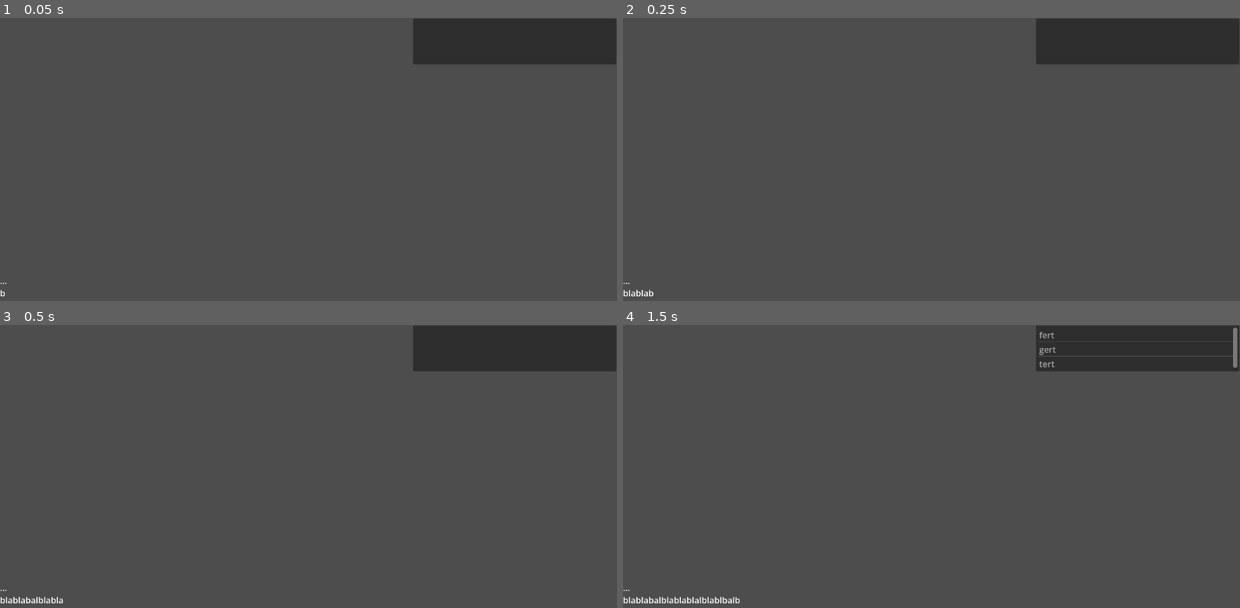
Above: before the commit, frames 1-4 (two rows, left to right).
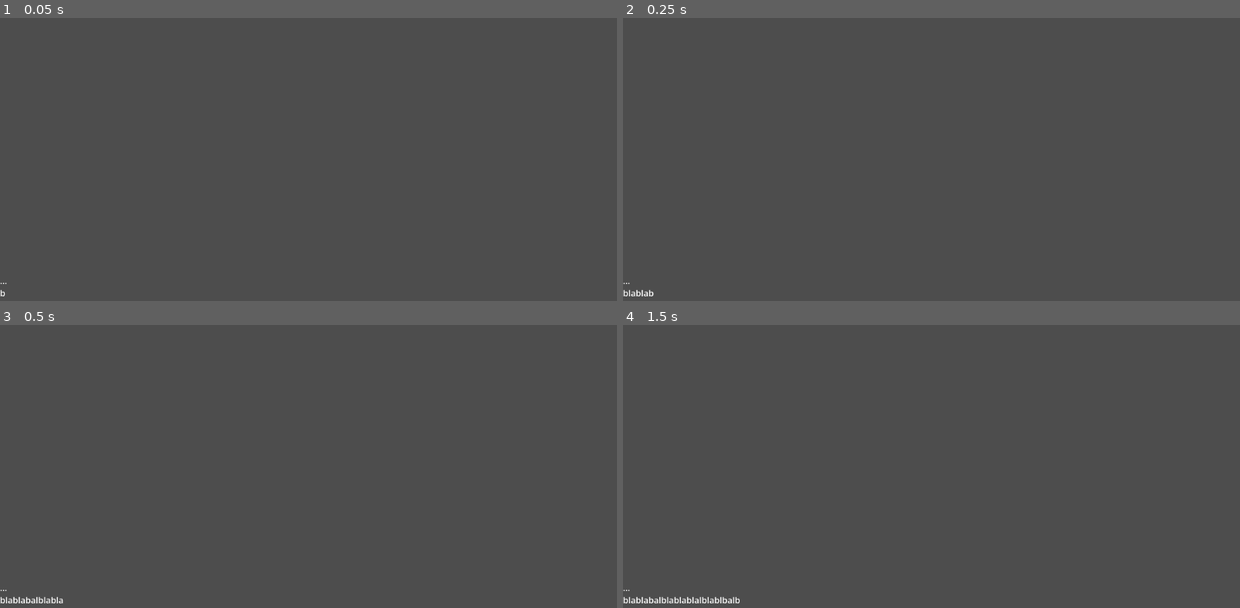
Above: after the commit, the same moments.

Repository: aHDpeee/CapitalismBut..
Game: Godot game, scene res://Scenes/dialog.tscn
Two runs of this game, one before a commit and one after it. Both use one fixed random seed, a clock stepped at 60 frames per second and the inputs below. This scene is started directly instead of the project's main scene.
Inputs:
- Up to frame 1 (0.05 s): no input
- Up to frame 2 (0.25 s): no input
- Up to frame 3 (0.5 s): no input
- Up to frame 4 (1.5 s): tap Enter at 0.5 s; tap Space at 1.25 s

The runs differ from the first frame. In frame 1, 5.3% of the frame differs, in the area x 66-100%, y 0-17%; in frame 2, 5.3%; in frame 3, 5.3%; in frame 4, 5.0%.
Error after the commit: Attempt to call function 'add_item' in base 'null instance' on a null instance. (res://Scripts/dialog.gd:19)

Commit message:
Add files via upload

Diff:
--- a/Scenes/dialog.tscn
+++ b/Scenes/dialog.tscn
@@ -10,8 +10,7 @@
 offset_right = 1151.0
 offset_bottom = 648.0
 
-[node name="ItemList" type="ItemList" parent="." unique_id=275995518]
-offset_left = 771.0
-offset_top = 1.0
+[node name="VBoxContainer" type="VBoxContainer" parent="." unique_id=1677824011]
+offset_left = 772.0
 offset_right = 1151.0
-offset_bottom = 87.0
+offset_bottom = 162.0
